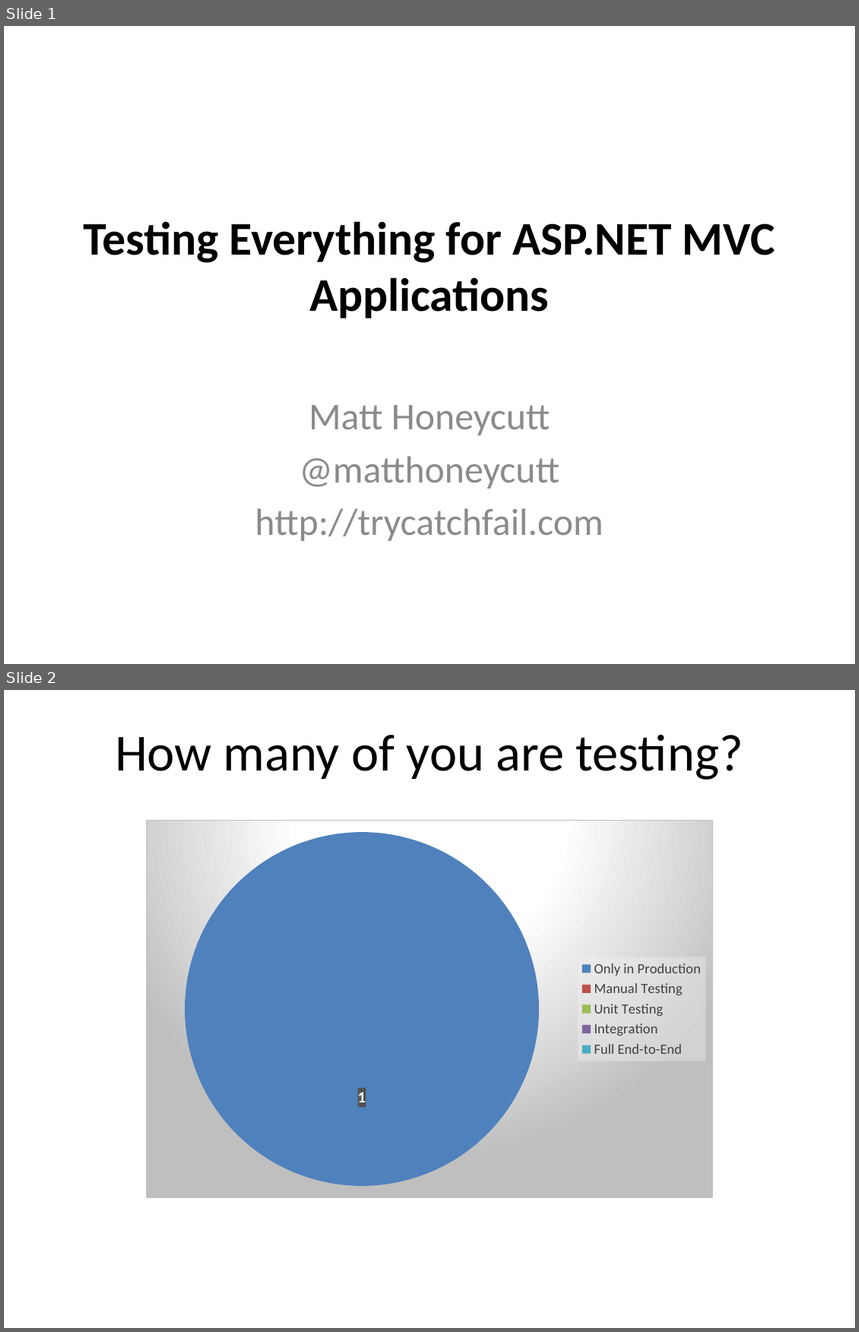
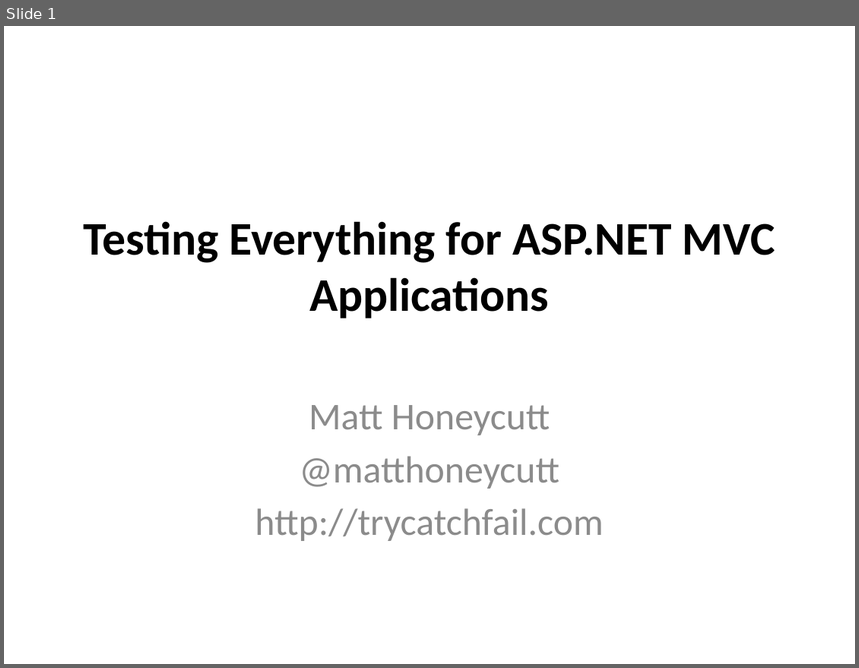
Before and after one commit to MattHoneycutt/Presentations, a slide deck: TestingEverythingForASPNETMVCApplications/Presentation.pptx. Shown one above the other, each under a label of ours: slides 1 and 2 before the commit, slide 1 after it. The pictures are 859x1332 and 859x668 pixels, drawn with LibreOffice and Linux fonts; fonts in the diff are those of the drawing. Boxes give left, top, right and bottom in pixels: in the first picture for what was removed or moved away, otherwise in the second. Text is boxed around its words. In the diff, an @@ line names an element or a change of style, - is before the commit and + after.

```diff
--- a/TestingEverythingForASPNETMVCApplications/Presentation.pptx
+++ b/TestingEverythingForASPNETMVCApplications/Presentation.pptx
@@ slide 2 removed at bbox=[4, 690, 855, 1328], background #FFFFFF @@
@@ title removed at bbox=[115, 734, 743, 780] @@
-How many of you are testing?
@@ pie chart removed at bbox=[146, 820, 714, 1198] @@
-categories: Only in Production, Manual Testing, Unit Testing, Integration, Full End-to-End
-Series 1: 1, 0, 0, 0, 0
```
Also in this commit, not shown: 2 slides changed, 1 other file.
